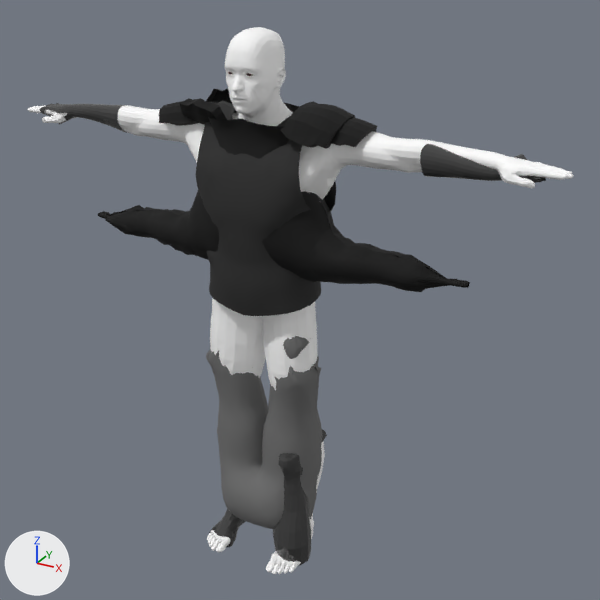
Two versions of the FBX model Assets/Character.FBX, one commit apart.
One viewpoint serves both versions: a 50 mm lens placed at (0.333, -0.534, 0.522), pointed at (0.024, 0.028, 0.241). Lighting does not change. The marker at lower left points along +X, +Y and +Z. Where no turn or scale is listed for an object, it has been applied to the vertices. Vertices at the same position are counted once.

The scene before the commit, as lines of its bpy script (objects in view):
```python
ob_line007 = bpy.data.objects.new('Line007', me_mesh_003)
ob_line007.location = (0.0013, 0.0112, 0.3354)
ob_line013 = bpy.data.objects.new('Line013', me_mesh_012)
ob_line013.location = (0.0001, 0.0108, 0.1526)
ob_line013.rotation_euler = (1.571, 0.0, 0.0)  # degrees (90, 0, 0)
ob_line013.scale = (-0.0241, -0.0254, -0.0254)
ob_object001 = bpy.data.objects.new('Object001', me_mesh_004)
ob_object001.location = (-0.1753, 0.0101, 0.3794)
ob_object002 = bpy.data.objects.new('Object002', me_mesh_005)
ob_object002.location = (0.1763, 0.0101, 0.3794)
ob_object002.rotation_euler = (1.571, 0.0, 0.0)  # degrees (90, 0, 0)
ob_object002.scale = (-0.279, -0.279, -0.279)
ob_object005 = bpy.data.objects.new('Object005', me_mesh_008)
ob_object005.location = (-0.0464, 0.0193, 0.3939)
ob_object005.rotation_euler = (1.571, 0.0, 0.0)  # degrees (90, 0, 0)
ob_object005.scale = (-0.254, -0.254, -0.344)
ob_object009 = bpy.data.objects.new('Object009', me_mesh_011)
ob_object009.location = (0.0345, 0.0075, 0.0572)
ob_object009.rotation_euler = (1.571, 0.0, 0.0)  # degrees (90, 0, 0)
ob_object009.scale = (-0.271, -0.251, -0.301)
# also in view: 'Object003' at (0.049, 0.018, 0.394); 'Object004' at (0.069, 0.019, 0.391); 'Line004' at (0.002, 0.012, 0.323); 'playerMesh' at (0.0, 0.004, 0.23)
```
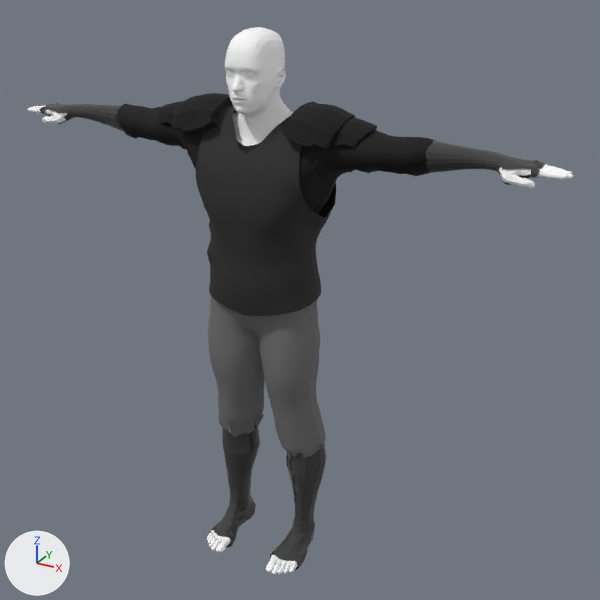
Where the newer file only moved an object's origin or applied its transform, the numbers keep the older frame.

Location of each change, (x1, y1, x2, y2) in pixels of the pictures (600 x 600 px):
'Line007', mesh turned
    before: (98, 103, 470, 292)
    after: (116, 104, 436, 214)
'Line013', reshaped, moved, turned
    before: (206, 336, 323, 529)
    after: (207, 296, 326, 458)
'Object009', mesh turned
    before: (273, 429, 327, 566)
    after: (270, 446, 327, 570)
'Object002', turned
    before: (420, 143, 546, 183)
    after: (426, 141, 544, 185)
'Object005', mesh turned
    before: (180, 89, 232, 125)
    after: (172, 93, 233, 132)
'playerMesh', unchanged, covered by the edit
    both: (27, 27, 574, 574)
'Object008', unchanged, uncovered by the edit
    before: (209, 508, 246, 547)
    after: (209, 427, 260, 547)

What the commit changed:
me_mesh_008 has 116 vertices, 98 faces and spans x -0.088..0.102, y -0.053..0.054, z -0.098..0.104.
me_mesh_008 is used by ob_object005; location (-0.0464, 0.0193, 0.3939); rotation (1.571, 0.0, 0.0), in degrees (90, 0, 0); scale (-0.254, -0.254, -0.344).
me_mesh_008 part 3: the whole mesh is turned -180 degrees about the x axis through the mesh origin.
me_mesh_012 is used by ob_line013; location (0.0001, 0.0108, 0.1526); rotation (1.571, 0.0, 0.0), in degrees (90, 0, 0); scale (-0.0241, -0.0254, -0.0254).
me_mesh_012 had 1666 vertices, 3182 faces and spanned x -2.28..2.28, y -4.33..4.87, z -1.39..1.39.
me_mesh_012 now has 1667 vertices, 3182 faces and spans x -2.28..2.28, y -4.6..4.6, z -1.39..1.39.
me_mesh_012 part 2: 1666 vertices removed from x -2.28..2.28, y -4.33..4.87, z -1.39..1.39; 1667 vertices added at x -2.28..2.28, y -4.6..4.6, z -1.39..1.39.
me_mesh_003 has 1883 vertices, 3561 faces and spans x -0.175..0.171, y -0.037..0.037, z -0.064..0.064.
me_mesh_003 is used by ob_line007; location (0.0013, 0.0112, 0.3354).
me_mesh_003 part 4: the whole mesh is turned 180 degrees about the x axis through the mesh origin.
me_mesh_011 has 452 vertices, 426 faces and spans x -0.067..0.065, y -0.237..0.233, z -0.108..0.108.
me_mesh_011 is used by ob_object009; location (0.0345, 0.0075, 0.0572); rotation (1.571, 0.0, 0.0), in degrees (90, 0, 0); scale (-0.271, -0.251, -0.301).
me_mesh_011 part 1: the whole mesh is turned -180 degrees about the x axis through the mesh origin.
Object 'Line013' (ob_line013) moves from (0.0001, 0.0108, 0.1526) to (0.0001, 0.0108, 0.1596).
Object 'Line013' (ob_line013) turns from (90, 0, 0) to (-90, 0, 0) degrees about x, y and z.
Object 'Object002' (ob_object002) turns from (90, 0, 0) to (-90, 0, 0) degrees about x, y and z.
